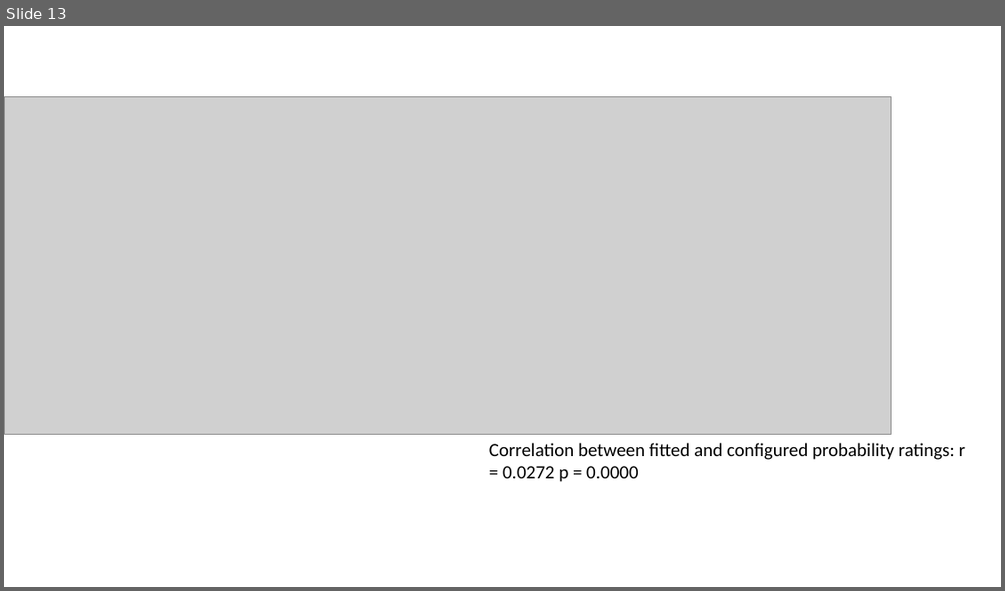
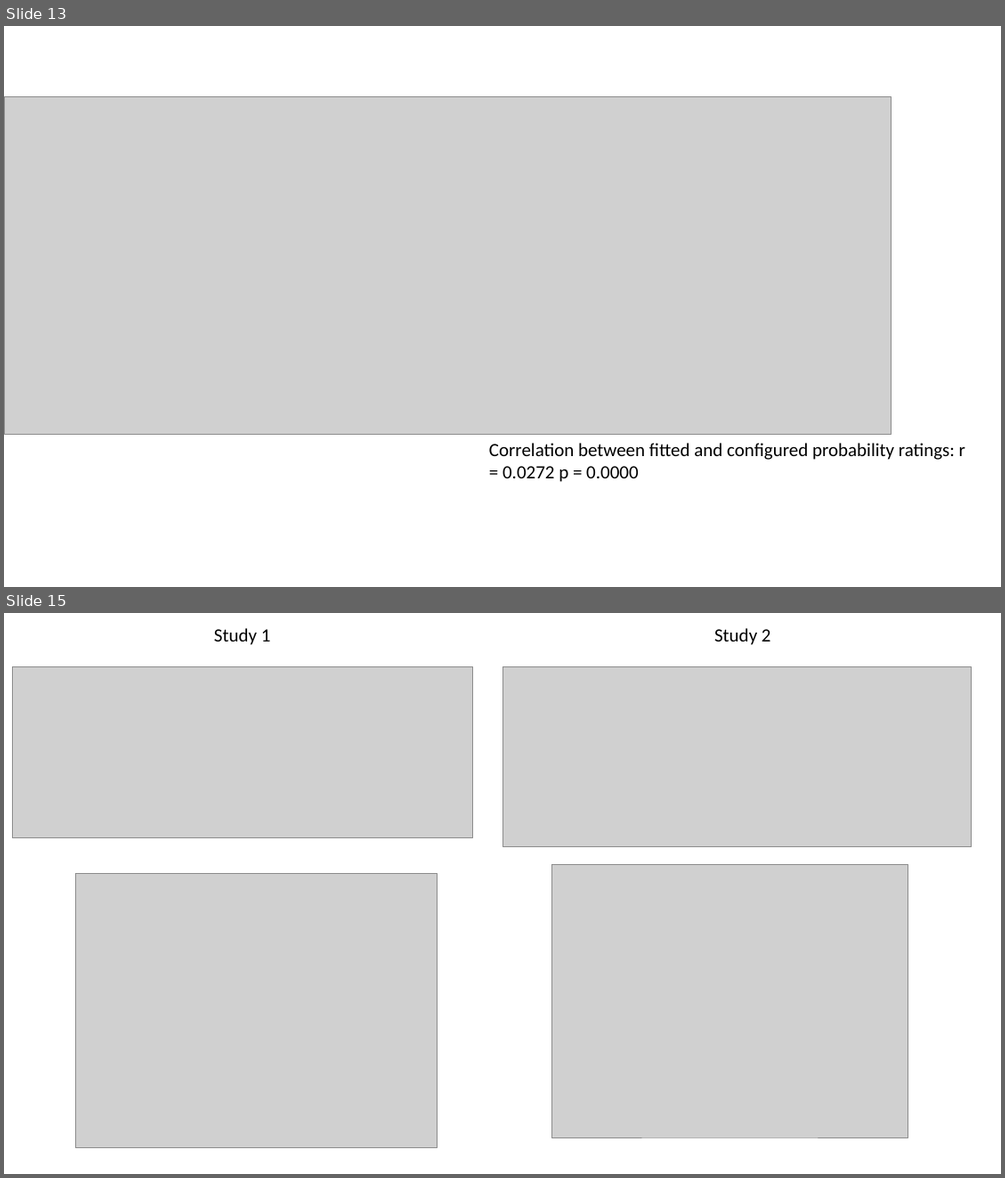
Before and after one commit to nicholasfurl/Forensic-beads-paper-1, a slide deck: forensic_beads_some_slides/forensic_beads.pptx. Shown one above the other, each under a label of ours: slide 13 before the commit, slides 13 and 15 after it; the slides between them are not shown. The pictures are 1005x591 and 1005x1178 pixels, drawn with LibreOffice and Linux fonts; fonts in the diff are those of the drawing; grey boxes stand for pictures. Boxes give left, top, right and bottom in pixels: in the first picture for what was removed or moved away, otherwise in the second. Text is boxed around its words. In the diff, an @@ line names an element or a change of style, - is before the commit and + after.

Commit message:
debugged / rewrote study 1 model fitting
forensic_beads_splitTerm_study1_simplify.m

```diff
--- a/forensic_beads_some_slides/forensic_beads.pptx
+++ b/forensic_beads_some_slides/forensic_beads.pptx
@@ slide 15 added at [4, 613, 1001, 1174], background #FFFFFF @@
@@ text added at [214, 628, 271, 645], 18 pt, text #000000 @@
+Study 1
@@ text added at [714, 628, 771, 645], 18 pt, text #000000 @@
+Study 2
@@ picture added at [13, 666, 474, 837] @@
@@ picture added at [502, 666, 971, 847] @@
@@ picture added at [76, 873, 437, 1147] @@
@@ picture added at [552, 864, 907, 1137] @@
```
Also in this commit, not shown: 10 other slides added, 21 other files.
